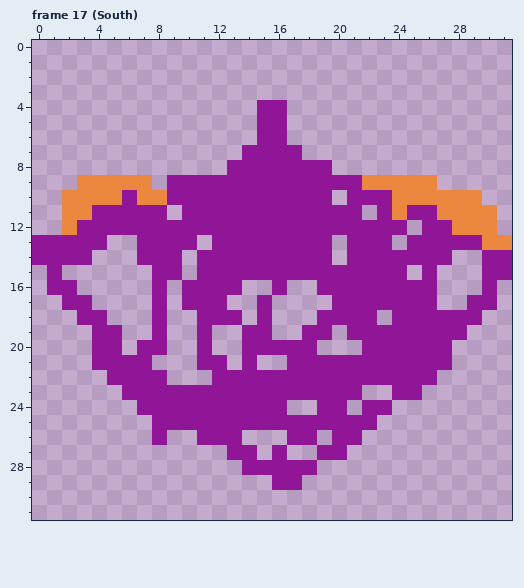
Two versions of one pixel-art file, sprites/character.aseprite. That is the earlier state.
32x32 pixels, 20 frames. Shown: frame 17 (South). The commit also changed other frames, which this record leaves out.
Once edited:
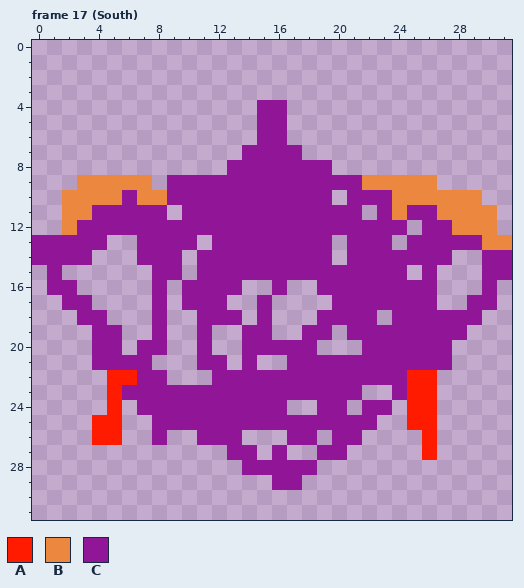
Palette (. is transparent): A #ff1b00  B #eb873e  C #911597
Diff:
layer "Firing" added
Frame 17 (South), layer "Firing":
Colour A is added in row 23 at x 5 and 26; in row 24 at x 5 and 25 to 26; in row 25 at x 4 to 5 and 25 to 26; in row 26 at x 4 to 5 and 26; in row 27 at x 26.
Colour A replaces colour C in row 22 at x 5 to 6 and 25 to 26; in row 23 at x 25.
